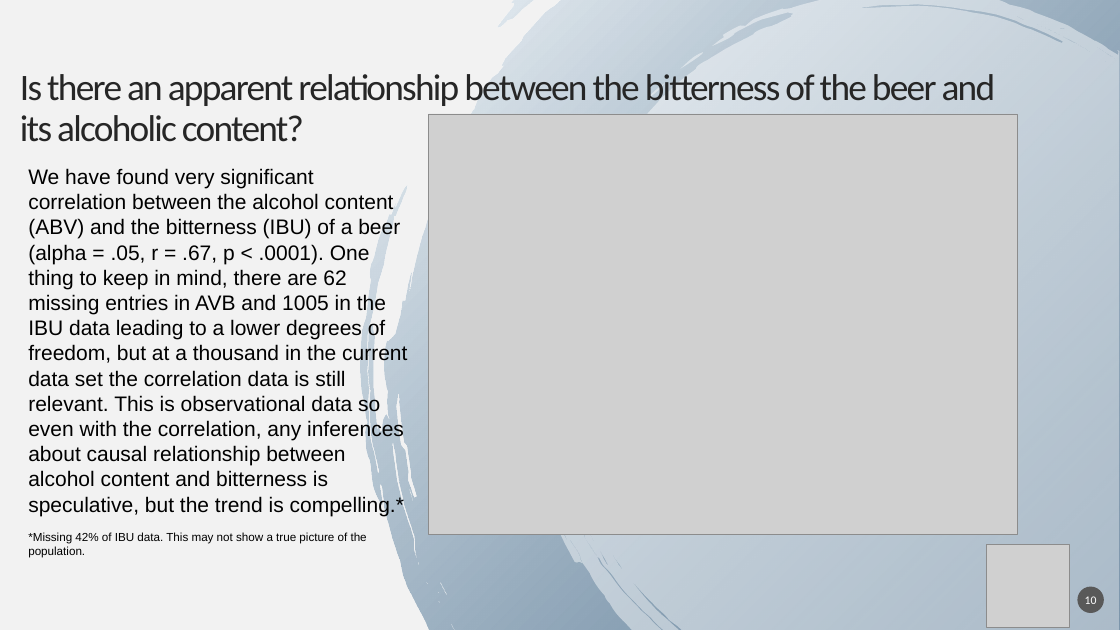
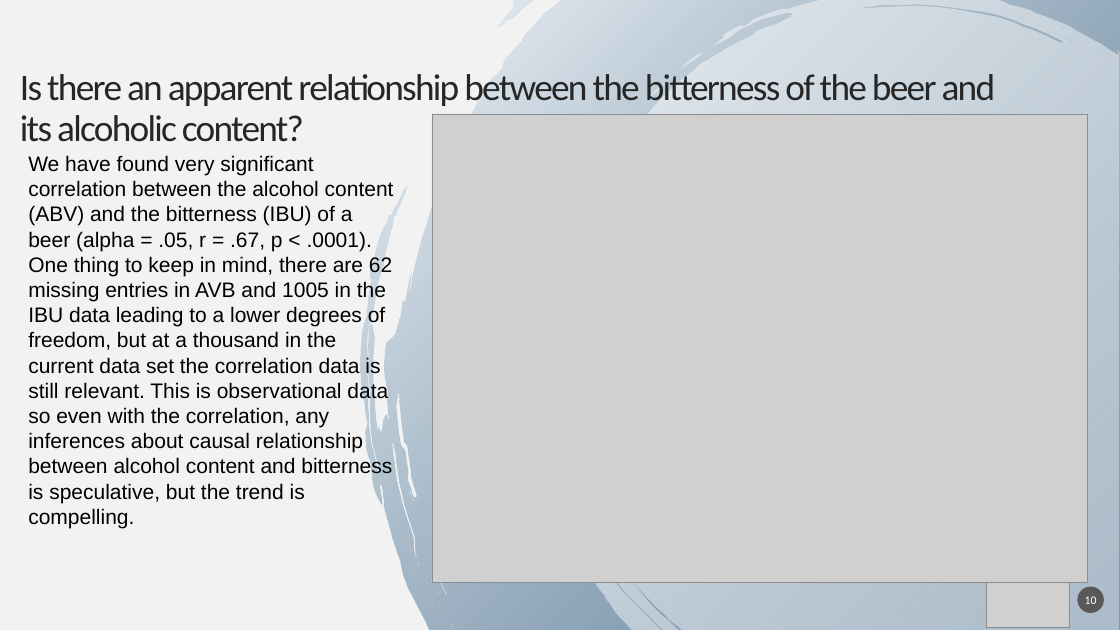
Before and after one commit to RudranilMitra/BeersAndBreweries, a slide deck: slide 10 of 2019 Brew Forward Project.pptx. Drawn at 1120x630 pixels with LibreOffice and Linux fonts; fonts in the diff are those of the drawing; grey boxes stand for pictures; background and template pictures are left out. Boxes give left, top, right and bottom in pixels: in the first picture for what was removed or moved away, otherwise in the second. Text is boxed around its words. In the diff, an @@ line names an element or a change of style, - is before the commit and + after.

```diff
--- a/2019 Brew Forward Project.pptx
+++ b/2019 Brew Forward Project.pptx
@@ picture: place and size @@
-picture at box(429, 114, 1017, 535)
+picture at box(432, 114, 1088, 583)
@@ text at box(28, 155, 394, 528): text changed @@
-We have found very significant correlation between the alcohol content (ABV) and the bitterness (IBU) of a beer (alpha = .05, r = .67, p < .0001). One thing to keep in mind, there are 62 missing entries in AVB and 1005 in the IBU data leading to a lower degrees of freedom, but at a thousand in the current data set the correlation data is still relevant. This is observational data so even with the correlation, any inferences about causal relationship between alcohol content and bitterness is speculative, but the trend is compelling.*
-*Missing 42% of IBU data. This may not show a true picture of the population.
+We have found very significant correlation between the alcohol content (ABV) and the bitterness (IBU) of a beer (alpha = .05, r = .67, p < .0001). One thing to keep in mind, there are 62 missing entries in AVB and 1005 in the IBU data leading to a lower degrees of freedom, but at a thousand in the current data set the correlation data is still relevant. This is observational data so even with the correlation, any inferences about causal relationship between alcohol content and bitterness is speculative, but the trend is compelling.
```
Also in this commit, not shown: 7 other slides changed.
